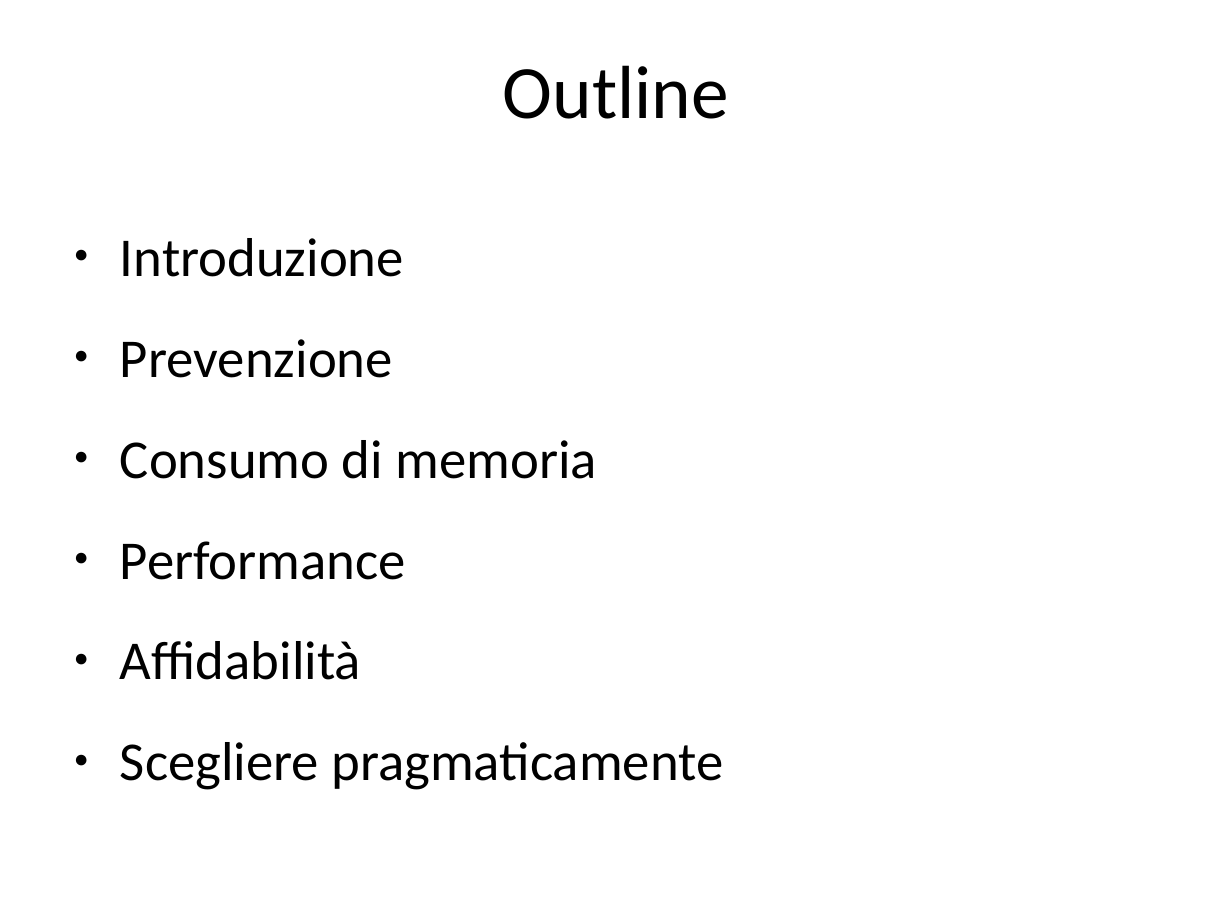
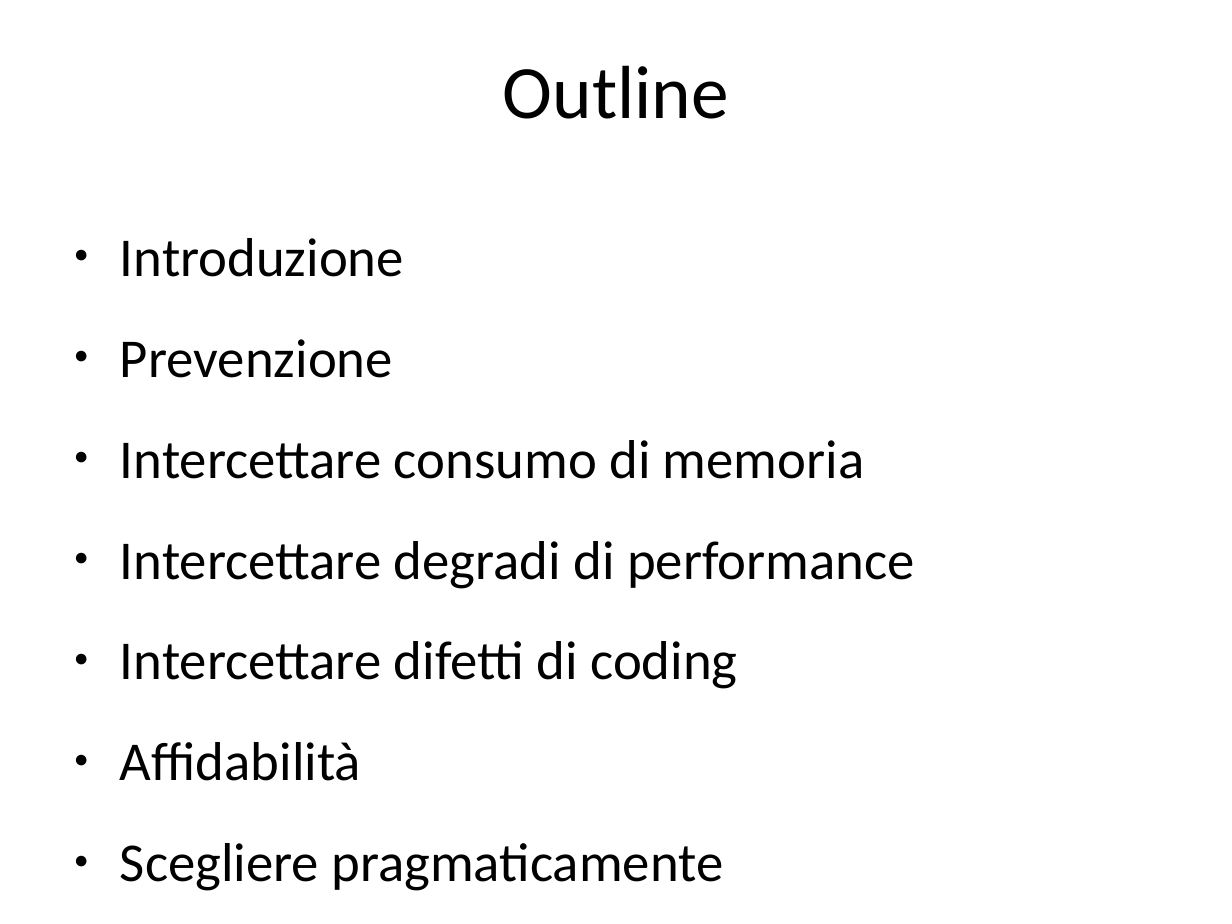
Before and after one commit to guidop/IAD13, a slide deck: slide 4 of La salute del software.odp. Drawn at 1232x924 pixels with LibreOffice and Linux fonts; fonts in the diff are those of the drawing. Boxes give left, top, right and bottom in pixels: in the first picture for what was removed or moved away, otherwise in the second. Text is boxed around its words. In the diff, an @@ line names an element or a change of style, - is before the commit and + after.

```diff
--- a/La salute del software.odp
+++ b/La salute del software.odp
@@ text at (120, 440, 915, 689): text changed @@
-● Consumo di memoria
-● Performance
+● Intercettare consumo di memoria
+● Intercettare degradi di performance
+● Intercettare difetti di coding
```
Also in this commit, not shown: 11 other slides changed, 2 slides added, 2 other files.
